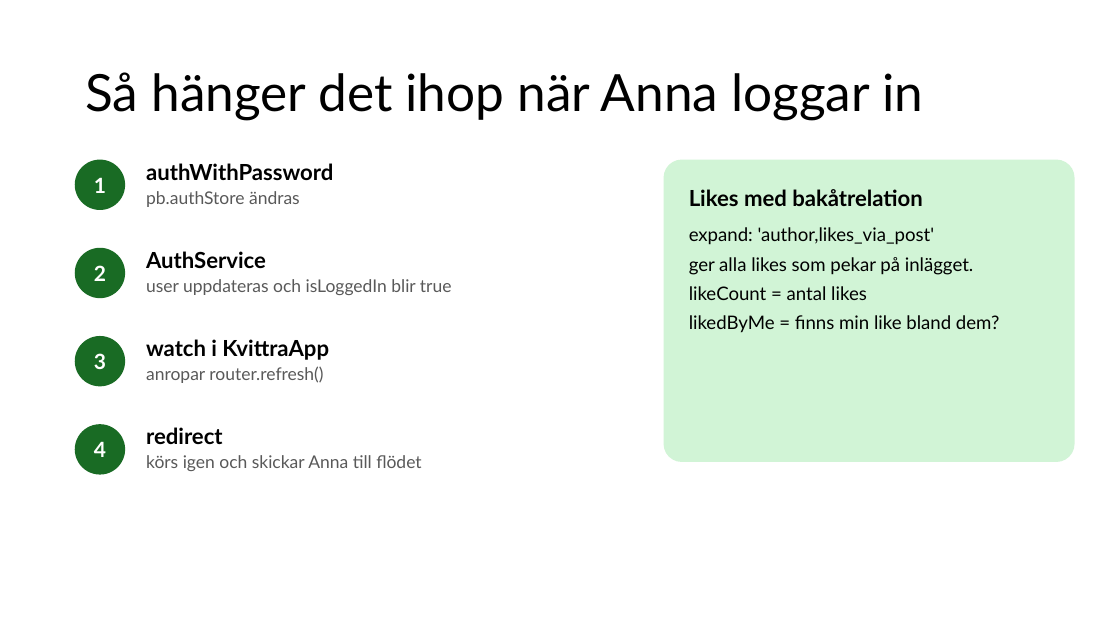
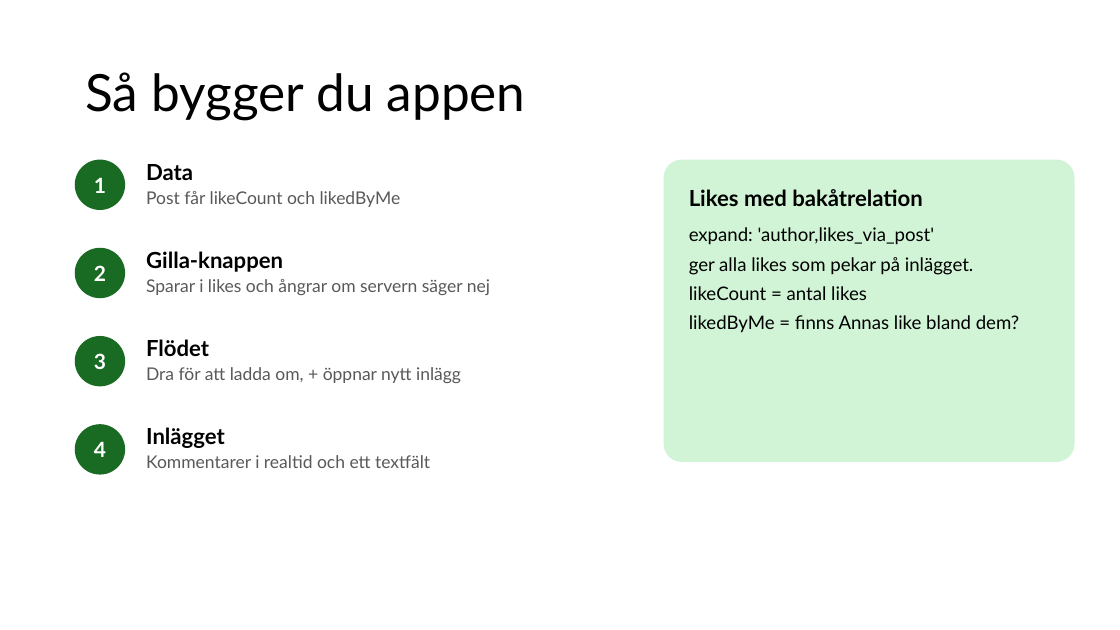
Before and after one commit to abbjetmus/pocketbase-flutter-kurs, a slide deck: slide 84 of Databaser och mobilapputveckling - sammanfattning.pptx (slide 93 before the commit). Drawn at 1120x630 pixels with LibreOffice and Linux fonts; fonts in the diff are those of the drawing. Boxes give left, top, right and bottom in pixels: in the first picture for what was removed or moved away, otherwise in the second. Text is boxed around its words. In the diff, an @@ line names an element or a change of style, - is before the commit and + after.

```diff
--- a/Databaser och mobilapputveckling - sammanfattning.pptx
+++ b/Databaser och mobilapputveckling - sammanfattning.pptx
@@ title at (85, 72, 526, 120): text changed @@
-Så hänger det ihop när Anna loggar in
+Så bygger du appen
@@ text at (146, 164, 401, 207): text changed @@
-authWithPassword
-pb.authStore ändras
+Data
+Post får likeCount och likedByMe
@@ text at (146, 251, 490, 295): text changed @@
-AuthService
-user uppdateras och isLoggedIn blir true
+Gilla-knappen
+Sparar i likes och ångrar om servern säger nej
@@ text at (689, 315, 1019, 333): text changed @@
-likedByMe = finns min like bland dem?
+likedByMe = finns Annas like bland dem?
@@ text at (146, 339, 461, 383): text changed @@
-watch i KvittraApp
-anropar router.refresh()
+Flödet
+Dra för att ladda om, + öppnar nytt inlägg
@@ text at (146, 427, 430, 468): text changed @@
-redirect
-körs igen och skickar Anna till flödet
+Inlägget
+Kommentarer i realtid och ett textfält
```
Also in this commit, not shown: 28 other slides changed, 9 slides removed, 19 other files.
